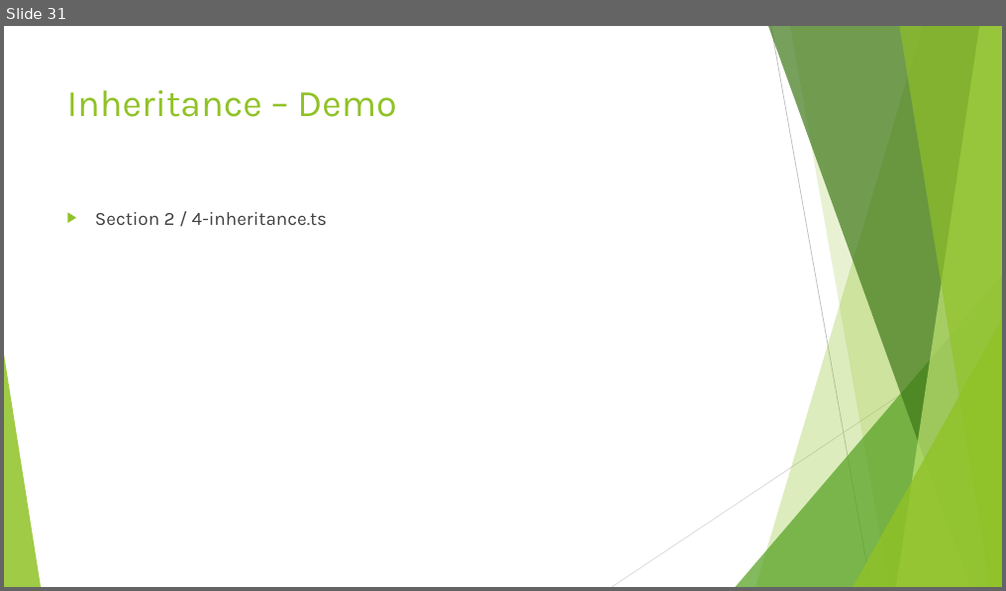
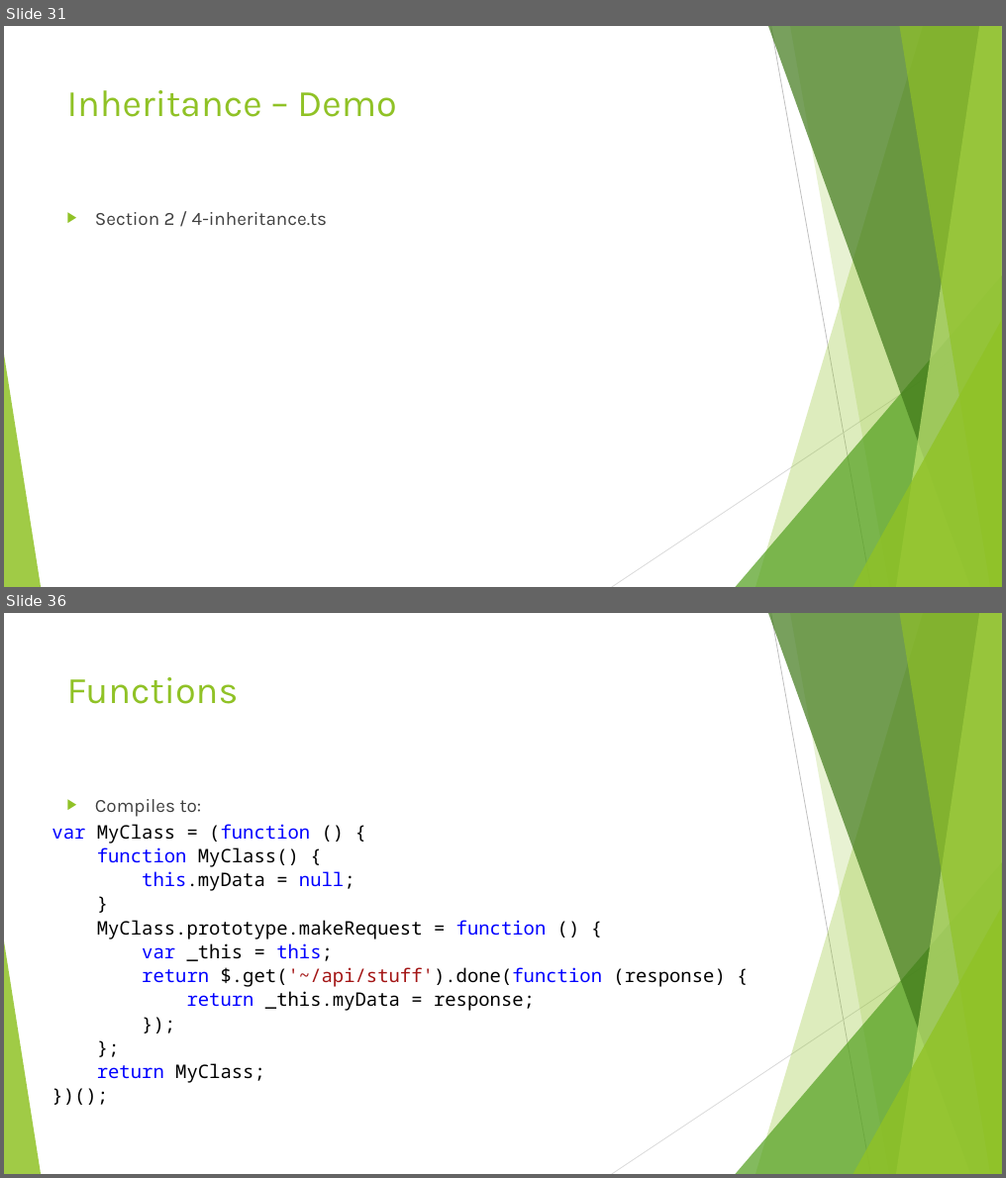
Before and after one commit to dflor003/typescript-fundamentals, a slide deck: Presentation/TypeScriptFundamentals.pptx. Shown one above the other, each under a label of ours: slide 31 before the commit, slides 31 and 36 after it; the slides between them are not shown. The pictures are 1006x591 and 1006x1178 pixels, drawn with LibreOffice and Linux fonts; fonts in the diff are those of the drawing. Boxes give left, top, right and bottom in pixels: in the first picture for what was removed or moved away, otherwise in the second. Text is boxed around its words. In the diff, an @@ line names an element or a change of style, - is before the commit and + after.

```diff
--- a/Presentation/TypeScriptFundamentals.pptx
+++ b/Presentation/TypeScriptFundamentals.pptx
@@ slide 36 added at <box>4,613,1002,1174</box>, background #FFFFFF; not listed: 10 template elements that a slide beside it also shows @@
@@ title added at <box>67,677,239,704</box>, 36 pt, text #90C226 @@
+Functions
@@ text added at <box>95,799,202,817</box>, 18 pt, text #404040 @@
+▶ Compiles to:
@@ text added at <box>52,824,725,1083</box>, 18 pt, text #000000 @@
+var MyClass = (function () {
+function MyClass() {
+this.myData = null;
+}
+MyClass.prototype.makeRequest = function () {
+var _this = this;
+return $.get('~/api/stuff').done(function (response) {
+return _this.myData = response;
+});
+};
+return MyClass;
+})();
```
Also in this commit, not shown: 13 other slides added, 16 other files.
